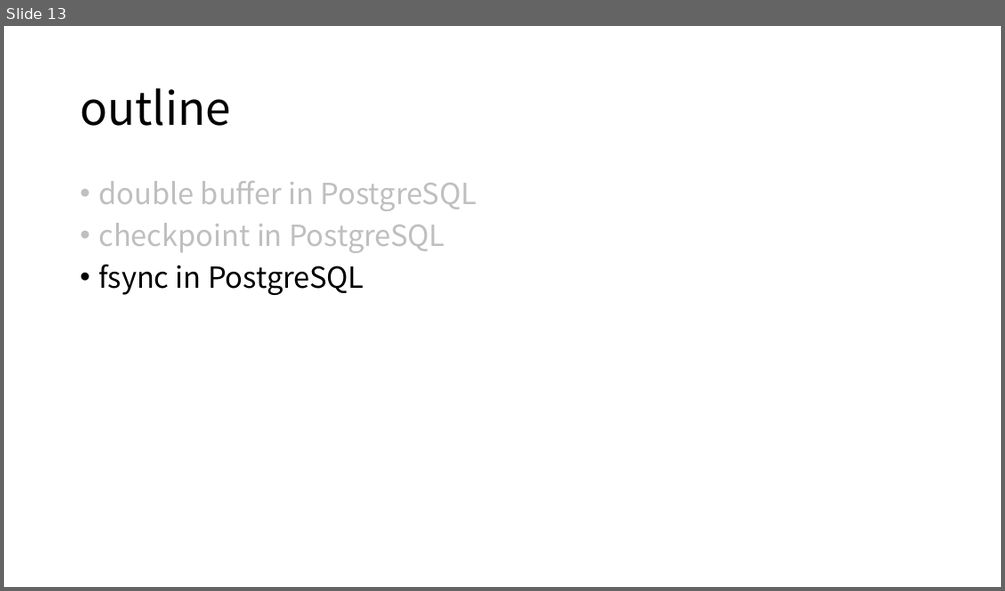
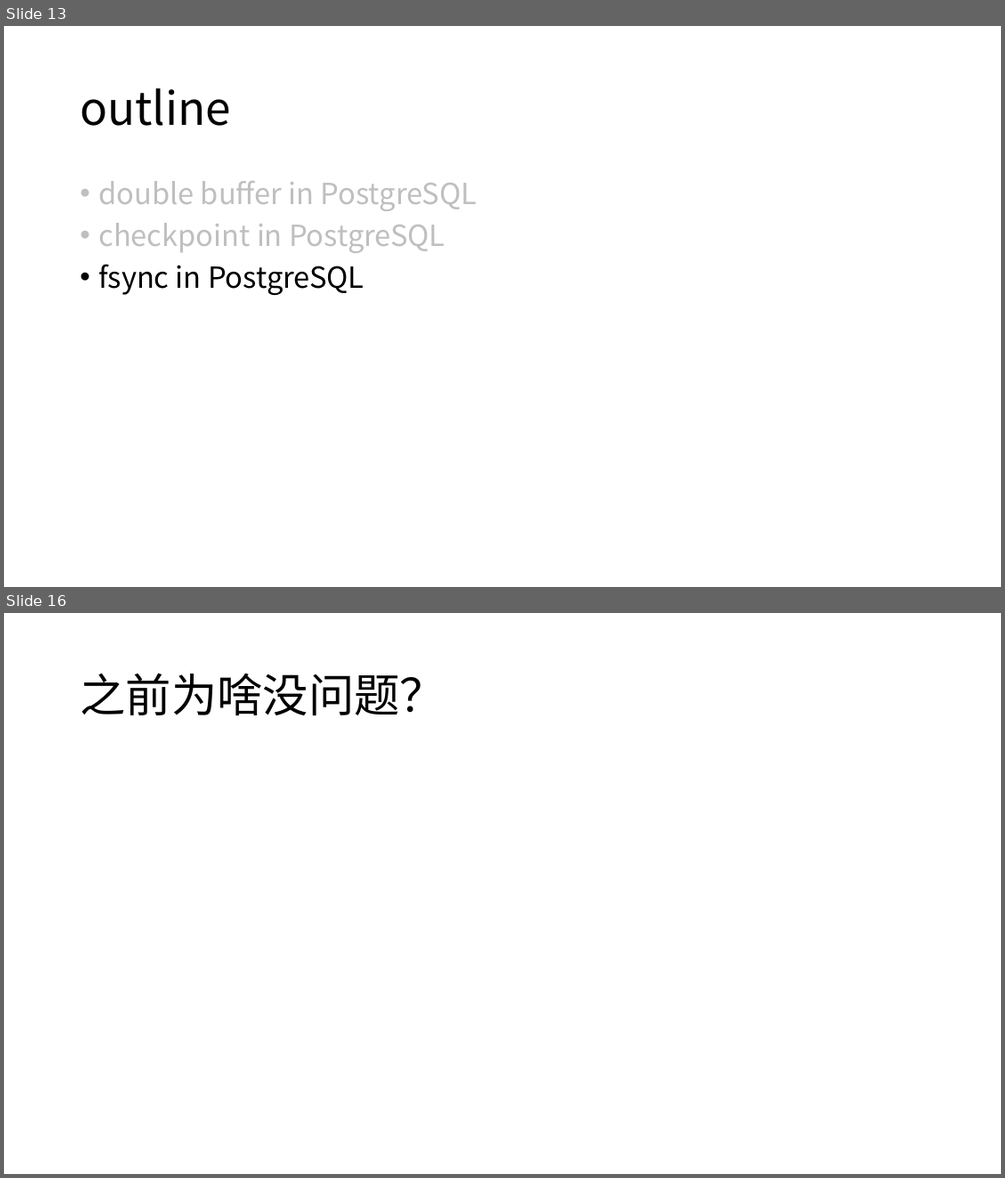
Before and after one commit to yummyliu/papers, a slide deck: pg-buffer.pptx. Shown one above the other, each under a label of ours: slide 13 before the commit, slides 13 and 16 after it; the slides between them are not shown. The pictures are 1005x591 and 1005x1178 pixels, drawn with LibreOffice and Linux fonts; fonts in the diff are those of the drawing. Boxes give left, top, right and bottom in pixels: in the first picture for what was removed or moved away, otherwise in the second. Text is boxed around its words. In the diff, an @@ line names an element or a change of style, - is before the commit and + after.

```diff
--- a/pg-buffer.pptx
+++ b/pg-buffer.pptx
@@ slide 16 added at (4, 613, 1001, 1174), background #FFFFFF @@
@@ title added at (80, 673, 445, 715), 44 pt, text #000000 @@
+之前为啥没问题？
```
Also in this commit, not shown: 2 slides changed, 4 other slides added, 3 slides removed.
